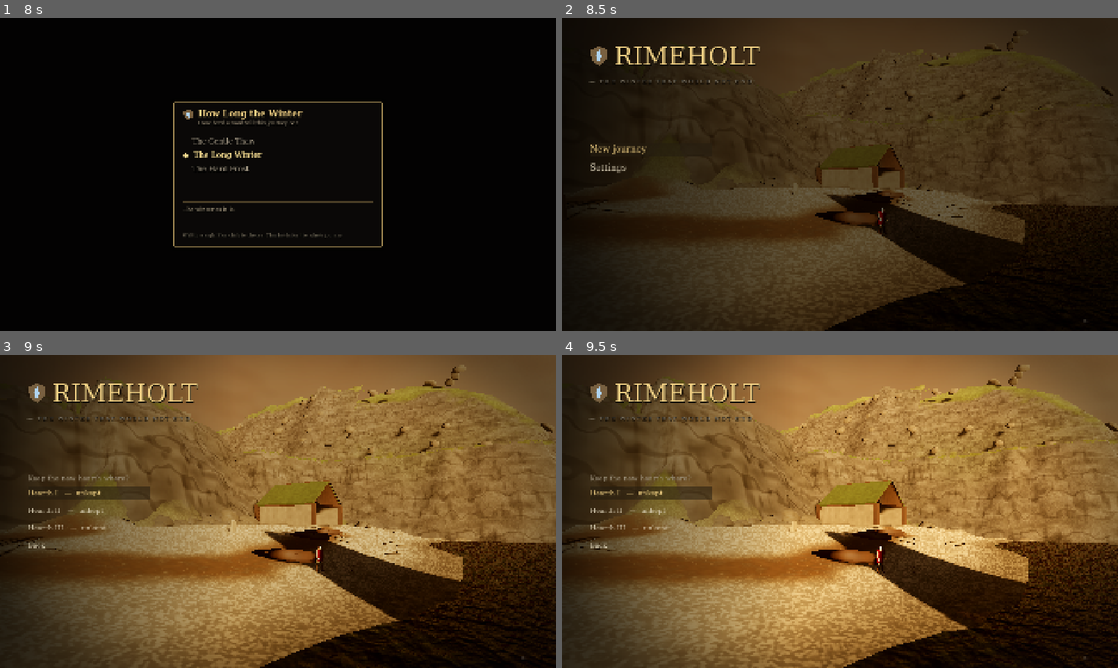
Above: before the commit, frames 1-4 (two rows, left to right).
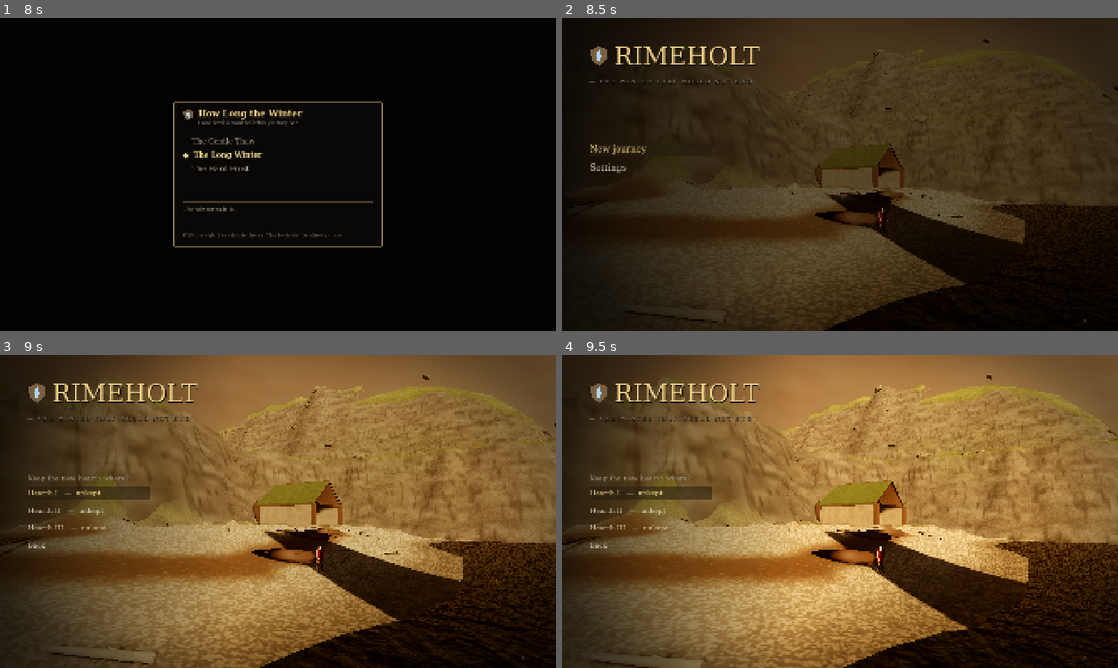
Above: after the commit, the same moments.

Repository: LeviticusFigglebottom/Figglebottom
Game: Godot game, scene res://scenes/boot.tscn
The game is run twice, just before and just after one commit, with the same random seed, the same clock (stepped at 60 frames per second) and the same inputs.
Inputs (mouse positions are in pixels of both pictures, inside the frame that each line leads up to):
- Up to frame 1 (8 s): tap Enter every 0.75 s from 0.5 to 4.25 s; move the mouse to (400, 158) at 0.52 s; hold D (move_right) 0.53-1.25 s; tap C (attack_heavy) at 0.6 s; click (400, 158) at 0.67 s; drag from (166, 190) to (250, 237) at 1.27 s; move the mouse to (333, 105) at 2.02 s; hold D (move_right) 2.03-2.75 s; hold Right mouse button (block) 2.03-2.75 s; drag from (250, 237) to (111, 127) at 2.77 s; move the mouse to (444, 221) at 3.52 s; hold A (move_left) 3.53-4.25 s; tap Left (cam_left) at 3.6 s; drag from (111, 127) to (194, 96) at 4.27 s; move the mouse to (305, 174) at 5.02 s; hold S (move_back) 5.03-5.75 s; tap Up (cam_up) at 5.1 s; click (305, 174) at 5.17 s; drag from (194, 96) to (166, 190) at 5.77 s; move the mouse to (400, 158) at 6.52 s; hold W (move_forward) 6.53-7.25 s; hold Space (dodge) 6.53-7.25 s; drag from (166, 190) to (250, 237) at 7.27 s
- Up to frame 2 (8.5 s): move the mouse to (895, 105) at 8.02 s; hold S (move_back) from 8.03 s (still down); hold E (interact) from 8.03 s (still down)
- Up to frame 3 (9 s): release S (move_back) at 8.75 s; release E (interact) at 8.75 s; click "New journey" at 8.75 s
- Up to frame 4 (9.5 s): no input

Frame 1 is identical in both runs. In frame 2, 0.4% of the frame differs, in the area x 7-100%, y 4-98%; in frame 3, 1.7%; in frame 4, 3.0%, in the area x 2-100%, y 3-100%.

Commit message:
Seat scatter on flat ground, drop contour lines from rock, record ADR 0004
Remove the old walled-courtyard screenshots; update the live handoff and
the title-screen camera stops for the new landscape.

Co-Authored-By: Claude Opus 5.5 <noreply@anthropic.com>
Claude-Session: https://claude.ai/code/session_01F3vrUNPtFufos1qRX6SLeD

Diff:
--- a/shaders/terrain.gdshader
+++ b/shaders/terrain.gdshader
@@ -93,7 +93,7 @@
 	float blocks = vnoise(vec3(v_wp.x * 0.35, v_wp.y * 0.9, v_wp.z * 0.35));
 	float streak = vnoise(vec3(v_wp.x * 1.4, v_wp.y * 0.12, v_wp.z * 1.4));
 	vec3 rock = rock_col * (0.6 + 0.4 * blocks + 0.2 * n2 + 0.1 * bed);
-	rock *= 1.0 - 0.3 * smoothstep(0.55, 0.9, streak) - 0.25 * smoothstep(0.93, 0.99, bed);
+	rock *= 1.0 - 0.3 * smoothstep(0.55, 0.9, streak);
 	rock = mix(rock, vec3(0.46, 0.46, 0.40), smoothstep(0.8, 0.95, n2 * 0.6 + n_macro * 0.5) * 0.2);
 	rock = mix(rock, rock * vec3(0.8, 0.95, 0.75), smoothstep(0.5, 0.8, n_macro) * 0.4);
 
--- a/src/world/scatter.gd
+++ b/src/world/scatter.gd
@@ -51,6 +51,15 @@
 			if _blocked(clear, x, z):
 				continue
 			var s := rng.randf_range(float(sc[0]), float(sc[1]))
+			# a stone needs a seat: no perching on a cliff lip or a knife-edge
+			var fr := float(rule.get("flat", 0.9 * s + 0.4))
+			var tol := fr * (1.3 if kind == "boulder" else 0.75)
+			var bumpy := false
+			for o in [Vector2(fr, 0), Vector2(-fr, 0), Vector2(0, fr), Vector2(0, -fr)]:
+				if absf(terrain.height_at(x + o.x, z + o.y) - y) > tol:
+					bumpy = true
+			if bumpy:
+				continue
 			var xf := _seat(kind, Vector3(x, y, z), nrm, rng.randf() * TAU, s, rng)
 			_add(groups, kind, tag, xf)
 			placed += 1
Binary file removed: docs/screens/holdfast_hall.png
Binary file removed: docs/screens/rime_wide.png
Binary file removed: docs/screens/thaw_wide.png
Not shown, changed: docs/handoffs/live/CONSOLIDATED.md
